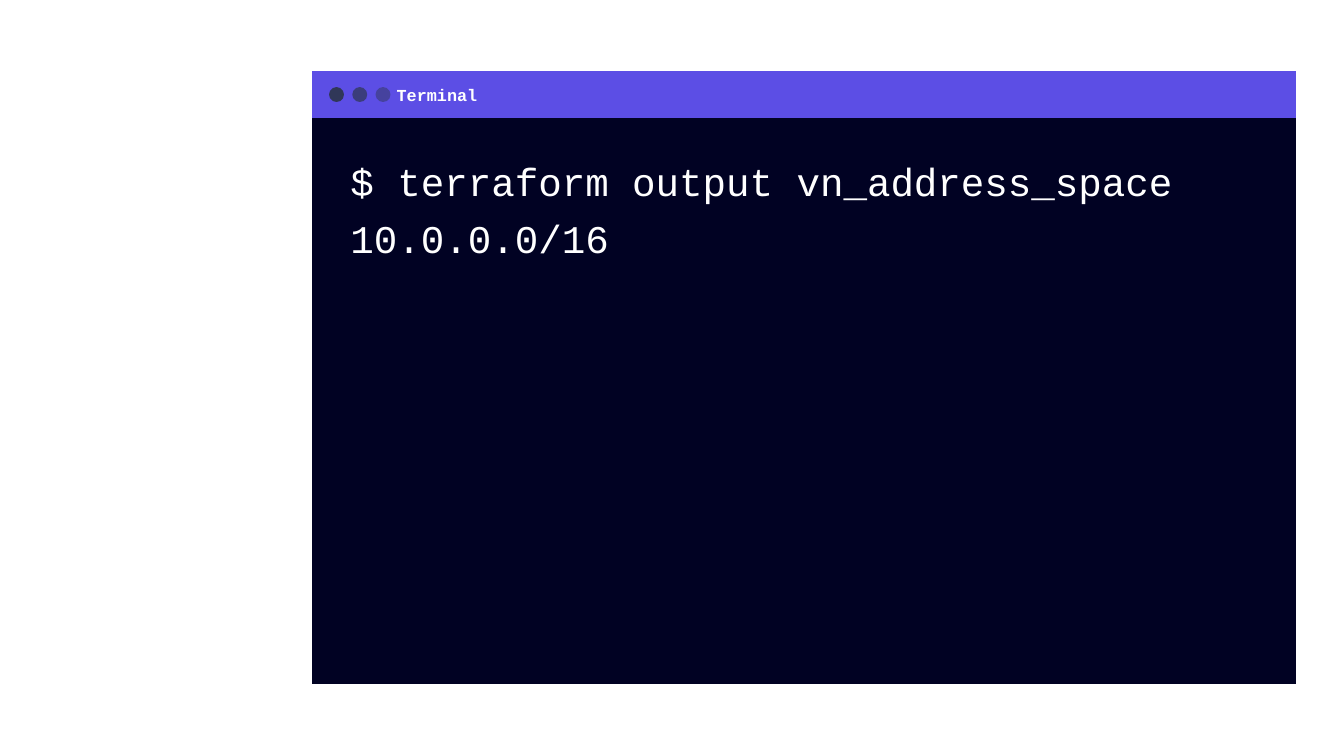
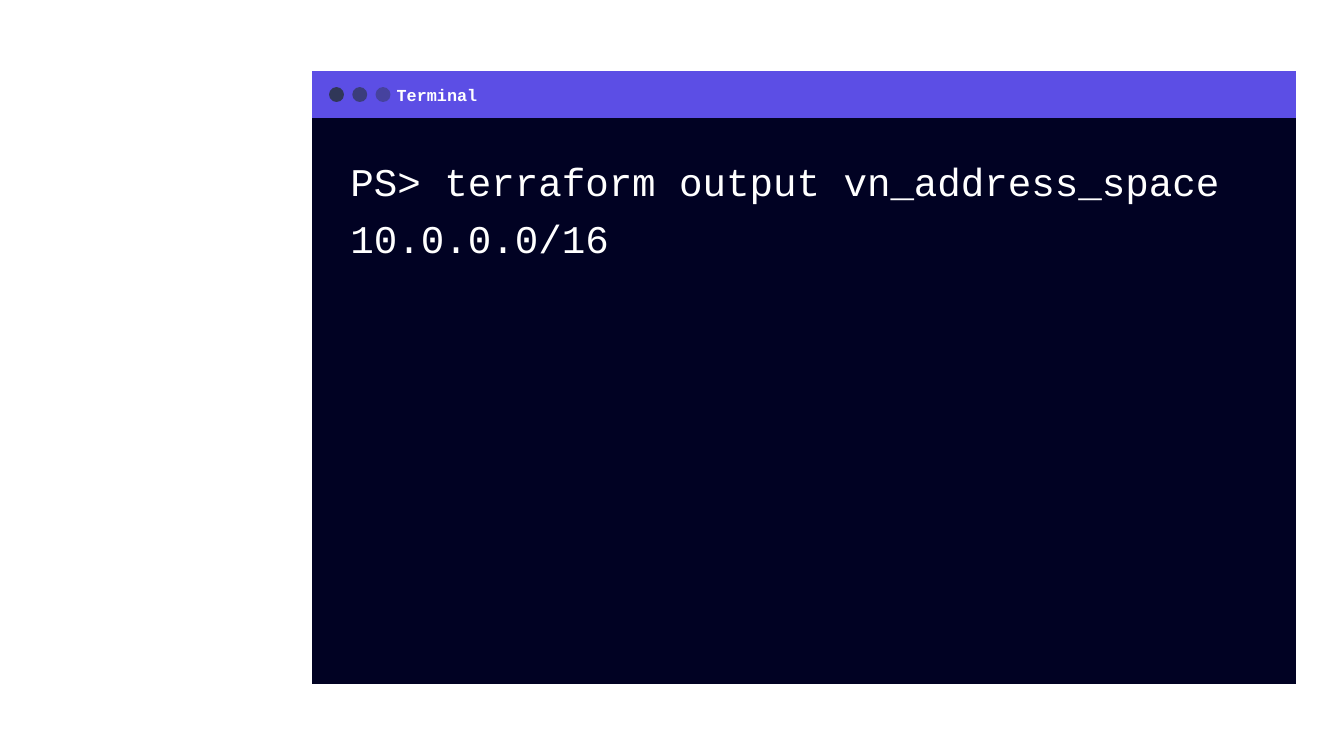
Before and after one commit to grove-mountain/azure-workshop-training, a slide deck: slide 13 of Slides/Azure and Terraform Workshop - Chapter 3.pptx. Drawn at 1344x756 pixels with LibreOffice and Linux fonts; fonts in the diff are those of the drawing; background and template pictures are left out. Boxes give left, top, right and bottom in pixels: in the first picture for what was removed or moved away, otherwise in the second. Text is boxed around its words. In the diff, an @@ line names an element or a change of style, - is before the commit and + after.

Commit message:
Major cleanup/test of entire slide deck.  Removed all references to AWS.  Updated all code examples with color, and Consolas font.  Added instructions on workstation setup.  The course can be taught using VSC with terraform plugins.

```diff
--- a/Slides/Azure and Terraform Workshop - Chapter 3.pptx
+++ b/Slides/Azure and Terraform Workshop - Chapter 3.pptx
@@ text at (350,168,1220,254): text changed @@
-$ terraform output vn_address_space 10.0.0.0/16
+PS> terraform output vn_address_space 10.0.0.0/16
```
Also in this commit, not shown: 12 other slides changed, 7 slides added, 4 slides removed, 2 other files.
